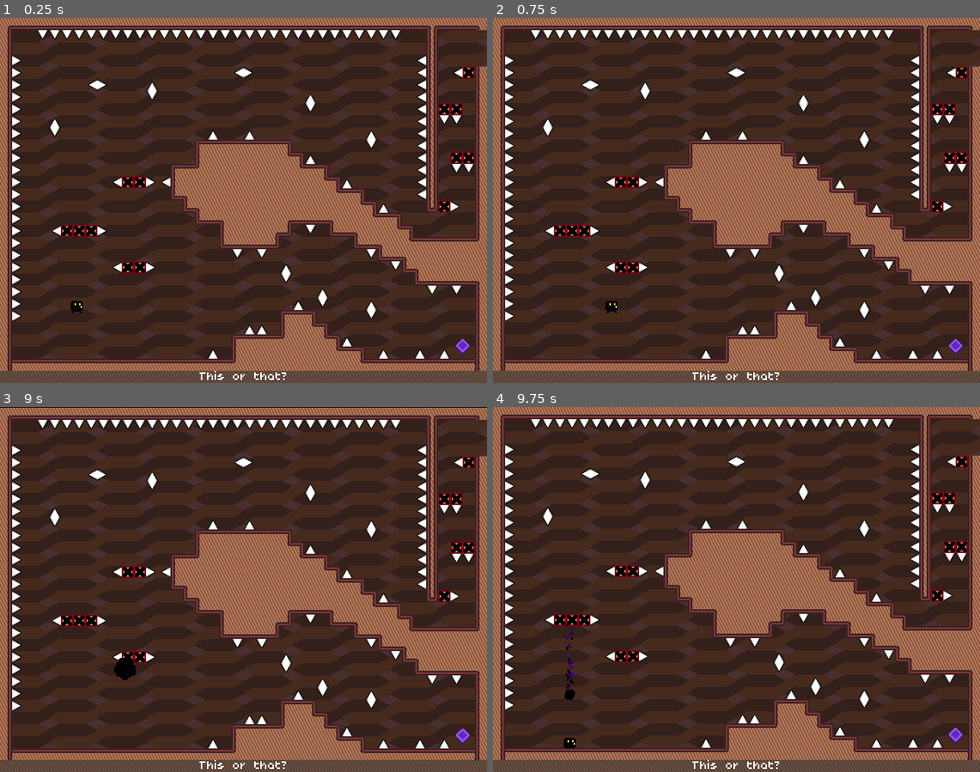
Above: before the commit, frames 1-4 (two rows, left to right).
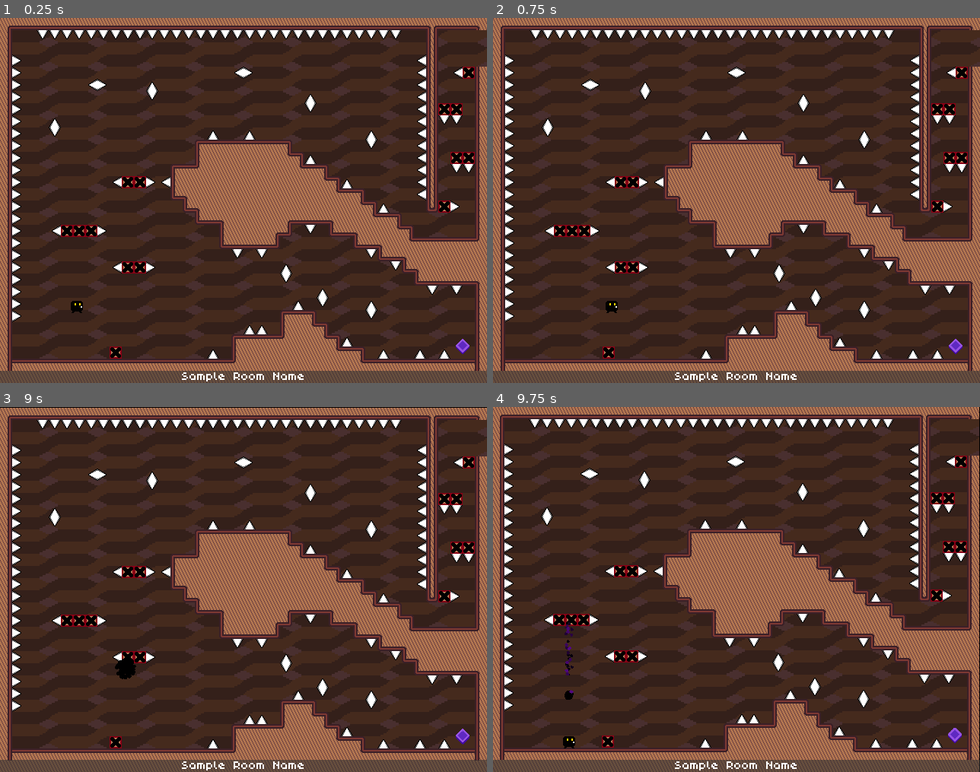
Above: after the commit, the same moments.

Repository: Team-Bunglon/phantom-striker
Game: Godot game, scene res://levels/level15.tscn
Same seed, same stepped clock (60 frames per second), same inputs: the game is played once before the commit and once after it. This scene is started directly instead of the project's main scene.
Inputs:
- Up to frame 1 (0.25 s): no input
- Up to frame 2 (0.75 s): tap Enter at 0.5 s; hold D (move_right) from 0.53 s (still down); hold S (crouch) from 0.53 s (still down)
- Up to frame 3 (9 s): tap W (jump) at 0.77, 1.52, 3.02, 3.77, 4.52, 6.02, 6.77, 7.52 s; release D (move_right) at 1.28 s; release S (crouch) at 1.28 s; hold K (strike_down) 1.28-2.03 s; tap S (crouch) every 1.5 s from 1.35 to 8.85 s; hold D (move_right) 2.03-2.78 s; hold S (crouch) 2.03-2.78 s; hold I (strike_up) 2.78-3.53 s; hold S (crouch) 3.53-4.28 s; hold A (move_left) 3.53-5.03 s; tap Space (ui_accept) at 4.25 s; tap R (restart) at 5 s; hold K (strike_down) 5.03-5.78 s; hold S (crouch) 5.03-5.78 s; hold D (move_right) 5.78-6.53 s; hold I (strike_up) 6.53-7.28 s; hold S (crouch) 6.53-7.28 s; hold D (move_right) 7.28-8.03 s; hold K (strike_down) 8.03-8.78 s; hold S (crouch) 8.03-8.78 s; hold A (move_left) from 8.78 s (still down)
- Up to frame 4 (9.75 s): tap W (jump) at 9.02 s; release A (move_left) at 9.53 s; hold I (strike_up) from 9.53 s (still down); hold S (crouch) from 9.53 s (still down)

The runs differ from the first frame. In frame 1, 0.3% of the frame differs, in the area x 22-63%, y 90-100%; in frame 2, 0.3%; in frame 3, 0.3%; in frame 4, 16%, in the area x 0-100%, y 0-100%.
Error in both runs: Invalid operands 'float' and 'Vector2' in operator '+'. (res://objects/player.gd:150)

Commit message:
feat: move to AnimationPlayer

Diff:
--- a/levels/level15.tscn
+++ b/levels/level15.tscn
@@ -18,7 +18,6 @@
 
 [node name="Level#15" type="Node2D"]
 script = ExtResource("1_lcxwt")
-room_name = "This or that?"
 
 [node name="Canvas" type="CanvasLayer" parent="."]
 
@@ -125,5 +124,8 @@
 [node name="DisintegratingPlatform13" parent="." instance=ExtResource("8_uxk08")]
 position = Vector2(616, 72)
 
+[node name="DisintegratingPlatform" parent="." instance=ExtResource("8_uxk08")]
+position = Vector2(152, 440)
+
 [connection signal="body_entered" from="KillZone" to="." method="_on_kill_zone_body_entered"]
 [connection signal="body_entered" from="WinZone" to="." method="_on_win_zone_body_entered"]
--- a/levels/level16.tscn
+++ b/levels/level16.tscn
@@ -17,7 +17,6 @@
 
 [node name="Level#16" type="Node2D"]
 script = ExtResource("1_m1t4c")
-room_name = "Keep Jumping!"
 
 [node name="Canvas" type="CanvasLayer" parent="."]
 
--- a/levels/level5.tscn
+++ b/levels/level5.tscn
@@ -16,7 +16,6 @@
 
 [node name="Level#5" type="Node2D"]
 script = ExtResource("1_mxs2c")
-room_name = "Spike, spike, and spike!"
 
 [node name="Canvas" type="CanvasLayer" parent="."]
 
--- a/levels/level6.tscn
+++ b/levels/level6.tscn
@@ -16,7 +16,6 @@
 
 [node name="Level#6" type="Node2D"]
 script = ExtResource("1_c3jd6")
-room_name = "Stairs of Spikes!"
 
 [node name="Canvas" type="CanvasLayer" parent="."]
 
--- a/levels/disintegratingplatform.gd
+++ b/objects/disintegratingplatform.gd
@@ -1,13 +1,10 @@
 extends StaticBody2D
-
-var time = 1
 
 func _ready():
 	set_process(false)
 
 func _process(delta):
-	time += 1
-	$AnimatedSprite.play()
+	$AnimationPlayer.play("disintegrate")
 
 func _on_area_2d_body_entered(body):
 	if body.name == "Player":
@@ -17,15 +14,15 @@
 func _on_area_2d_body_exited(body):
 	if body.name == "Player":
 		$Timer.stop()
-		$AnimatedSprite.stop()
+		$AnimationPlayer.stop()
 		set_process(false)
 
 func _on_timer_timeout():
 	#queue_free()
-	$AnimatedSprite.visible = false
 	$CollisionShape2D.disabled = true
+	$Sprite2D.visible = false
 	$RespawnTimer.start(5)
 
 func _on_respawn_timer_timeout():
-	$AnimatedSprite.visible = true
 	$CollisionShape2D.disabled = false
+	$Sprite2D.visible = true
--- a/objects/disintegratingplatform.tscn
+++ b/objects/disintegratingplatform.tscn
@@ -1,66 +1,64 @@
-[gd_scene load_steps=11 format=3 uid="uid://dvigbor1cvnbw"]
+[gd_scene load_steps=8 format=3 uid="uid://dvigbor1cvnbw"]
 
-[ext_resource type="Texture2D" uid="uid://brrlat8ooauir" path="res://assets/sprites/disintegrate_platform_temp.png" id="1_q8hdv"]
-[ext_resource type="Script" path="res://levels/disintegratingplatform.gd" id="1_uqq7v"]
+[ext_resource type="Script" path="res://objects/disintegratingplatform.gd" id="1_cdr2g"]
+[ext_resource type="Texture2D" uid="uid://brrlat8ooauir" path="res://assets/sprites/disintegrate_platform_temp.png" id="2_2cm2g"]
 
 [sub_resource type="RectangleShape2D" id="RectangleShape2D_sup70"]
 size = Vector2(16, 16)
 
-[sub_resource type="AtlasTexture" id="AtlasTexture_4u16s"]
-atlas = ExtResource("1_q8hdv")
-region = Rect2(0, 0, 16, 16)
+[sub_resource type="Animation" id="Animation_j5q7v"]
+length = 0.001
+tracks/0/type = "value"
+tracks/0/imported = false
+tracks/0/enabled = true
+tracks/0/path = NodePath("Sprite2D:frame_coords")
+tracks/0/interp = 1
+tracks/0/loop_wrap = true
+tracks/0/keys = {
+"times": PackedFloat32Array(0),
+"transitions": PackedFloat32Array(1),
+"update": 1,
+"values": [Vector2i(0, 0)]
+}
 
-[sub_resource type="AtlasTexture" id="AtlasTexture_cyyno"]
-atlas = ExtResource("1_q8hdv")
-region = Rect2(16, 0, 16, 16)
+[sub_resource type="Animation" id="Animation_sax4x"]
+resource_name = "disintegrate"
+tracks/0/type = "value"
+tracks/0/imported = false
+tracks/0/enabled = true
+tracks/0/path = NodePath("Sprite2D:frame_coords")
+tracks/0/interp = 1
+tracks/0/loop_wrap = true
+tracks/0/keys = {
+"times": PackedFloat32Array(0, 0.2, 0.4, 0.6, 0.8),
+"transitions": PackedFloat32Array(1, 1, 1, 1, 1),
+"update": 1,
+"values": [Vector2i(0, 0), Vector2i(1, 0), Vector2i(2, 0), Vector2i(3, 0), Vector2i(4, 0)]
+}
 
-[sub_resource type="AtlasTexture" id="AtlasTexture_571oy"]
-atlas = ExtResource("1_q8hdv")
-region = Rect2(32, 0, 16, 16)
-
-[sub_resource type="AtlasTexture" id="AtlasTexture_rlbh2"]
-atlas = ExtResource("1_q8hdv")
-region = Rect2(48, 0, 16, 16)
-
-[sub_resource type="AtlasTexture" id="AtlasTexture_ytdgh"]
-atlas = ExtResource("1_q8hdv")
-region = Rect2(64, 0, 16, 16)
-
-[sub_resource type="SpriteFrames" id="SpriteFrames_qwd6t"]
-animations = [{
-"frames": [{
-"duration": 1.0,
-"texture": SubResource("AtlasTexture_4u16s")
-}, {
-"duration": 1.0,
-"texture": SubResource("AtlasTexture_cyyno")
-}, {
-"duration": 1.0,
-"texture": SubResource("AtlasTexture_571oy")
-}, {
-"duration": 1.0,
-"texture": SubResource("AtlasTexture_rlbh2")
-}, {
-"duration": 1.0,
-"texture": SubResource("AtlasTexture_ytdgh")
-}],
-"loop": false,
-"name": &"disintegrate",
-"speed": 5.0
-}]
+[sub_resource type="AnimationLibrary" id="AnimationLibrary_wmqiv"]
+_data = {
+"RESET": SubResource("Animation_j5q7v"),
+"disintegrate": SubResource("Animation_sax4x")
+}
 
 [sub_resource type="RectangleShape2D" id="RectangleShape2D_h2f36"]
 size = Vector2(16, 2)
 
 [node name="DisintegratingPlatform" type="StaticBody2D"]
-script = ExtResource("1_uqq7v")
+script = ExtResource("1_cdr2g")
 
 [node name="CollisionShape2D" type="CollisionShape2D" parent="."]
 shape = SubResource("RectangleShape2D_sup70")
 
-[node name="AnimatedSprite" type="AnimatedSprite2D" parent="."]
-sprite_frames = SubResource("SpriteFrames_qwd6t")
-animation = &"disintegrate"
+[node name="Sprite2D" type="Sprite2D" parent="."]
+texture = ExtResource("2_2cm2g")
+hframes = 5
+
+[node name="AnimationPlayer" type="AnimationPlayer" parent="."]
+libraries = {
+"": SubResource("AnimationLibrary_wmqiv")
+}
 
 [node name="Area2D" type="Area2D" parent="."]
 
